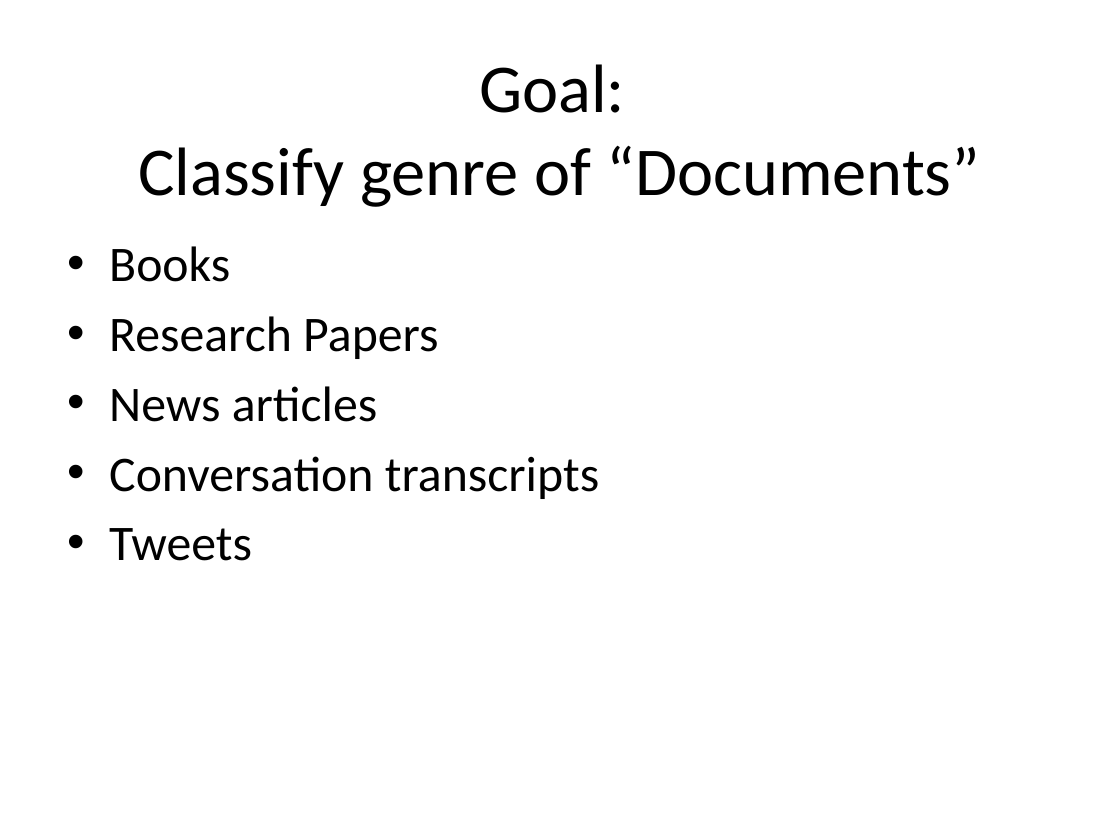
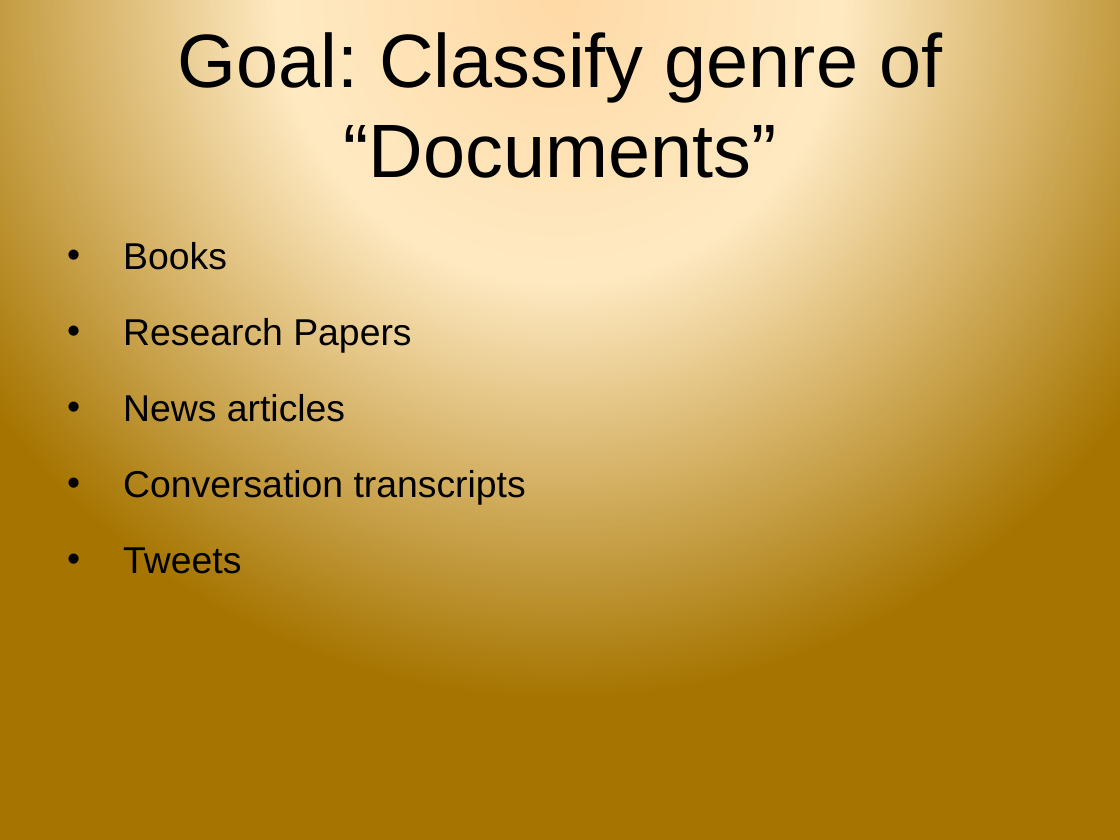
Before and after one commit to samanz/High-Dimensional-Classification, a slide deck: slide 2 of progressReport.pptx. Drawn at 1120x840 pixels with LibreOffice and Linux fonts; fonts in the diff are those of the drawing; background and template pictures are left out. Boxes give left, top, right and bottom in pixels: in the first picture for what was removed or moved away, otherwise in the second. Text is boxed around its words. In the diff, an @@ line names an element or a change of style, - is before the commit and + after.

```diff
--- a/progressReport.pptx
+++ b/progressReport.pptx
@@ background #FFFFFF to picture (left out) @@
@@ title "Goal: Classify genre of “Documents”": place and size @@
-title "Goal: Classify genre of “Documents”" at [138,64,981,207]
+title "Goal: Classify genre of “Documents”" at [178,32,942,178]
@@ title "Goal: Classify genre of “Documents”" at [178,32,942,178]: size 44 to 48.6 pt, font Calibri to Arial @@
@@ text "Books" at [123,242,526,574]: size 32 to 24 pt, font Calibri to Arial; indent changed; more space between paragraphs @@
```
Also in this commit, not shown: 6 other slides changed, 14 slides added, 7 slides removed.
